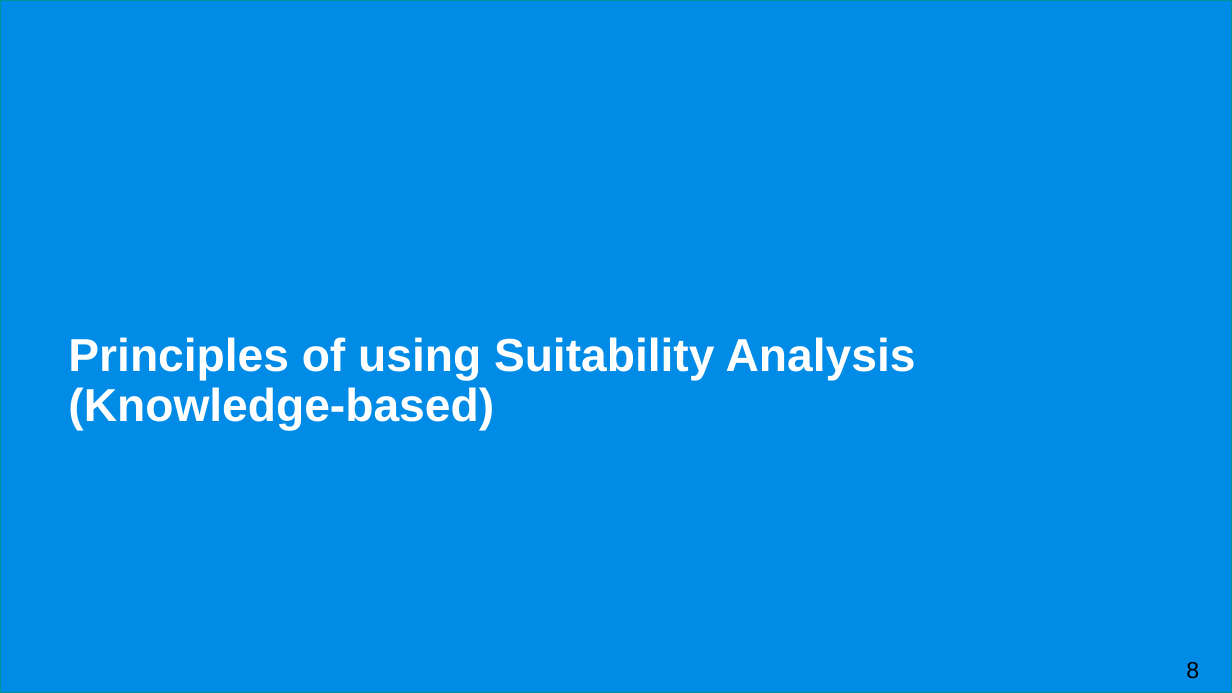
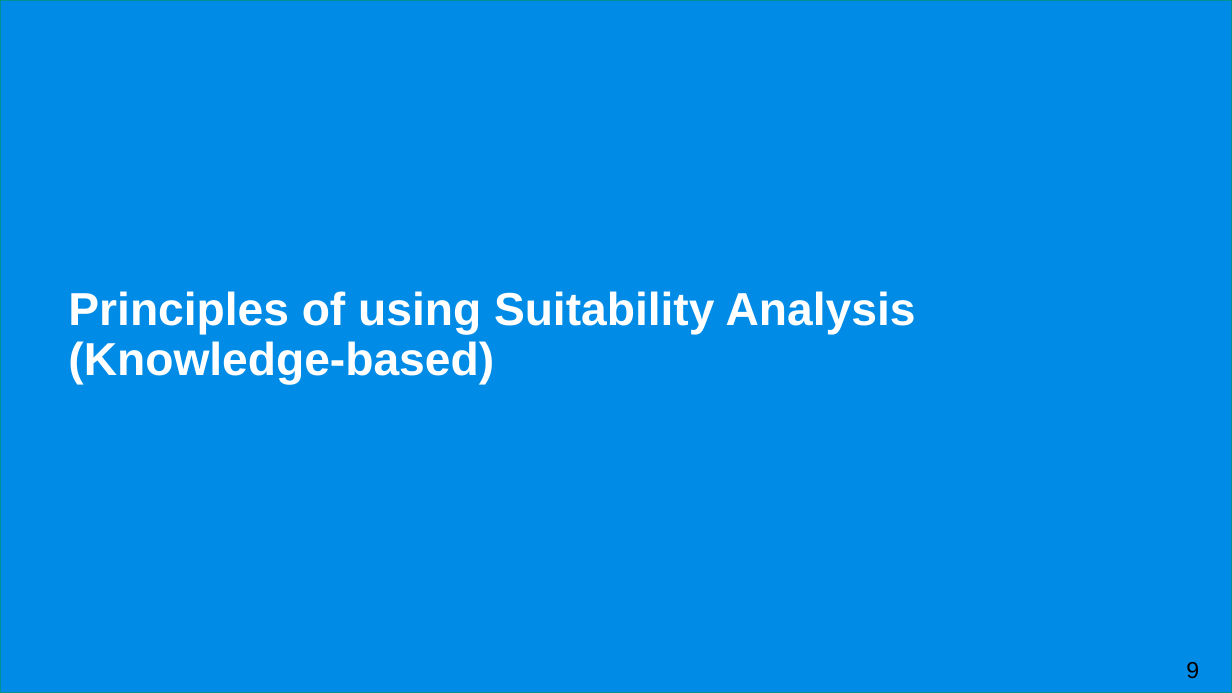
Before and after one commit to UCLPG-MSC-SGDS/GEOG0114, a slide deck: slide 9 of Lecture_notes_powerpoint/Week 4 Lecture Notes - Analytical Hierarchy Process.pptx (slide 8 before the commit). Drawn at 1232x693 pixels with LibreOffice and Linux fonts; fonts in the diff are those of the drawing. Boxes give left, top, right and bottom in pixels: in the first picture for what was removed or moved away, otherwise in the second. Text is boxed around its words. In the diff, an @@ line names an element or a change of style, - is before the commit and + after.

```diff
--- a/Lecture_notes_powerpoint/Week 4 Lecture Notes - Analytical Hierarchy Process.pptx
+++ b/Lecture_notes_powerpoint/Week 4 Lecture Notes - Analytical Hierarchy Process.pptx
@@ title "Principles of using Suitability Analysis ...": place and size @@
-title "Principles of using Suitability Analysis ..." at (68, 337, 916, 430)
+title "Principles of using Suitability Analysis ..." at (68, 291, 916, 385)
@@ page number at (1186, 662, 1199, 679): text changed @@
-8
+9
```
Also in this commit, not shown: 9 other slides changed, 3 slides added, 3 other files.
